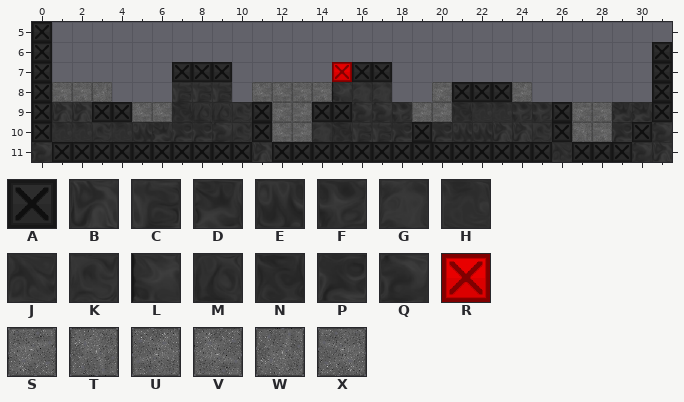
A Tiled map gets an edit: assets/tilemaps/finalArena.tmx. Above, as it was before the edit.
Cells are 64x64 px. Shown: x 0..31, y 5..11.
Key: from "black_indestructable": A 0; from "black_tiles": B 0, C 1, D 2, E 3, F 4, G 5, H 6, J 13, K 20, L 21, M 27, N 34, P 41, Q 48; from "red_indestructable": R 11; from "sand_tiles": S 0, T 1, U 2, V 4, W 5, X 6.
_ is an empty cell.
Layer "tile" before, first column x 0:
 5 A_______________________________
 6 A______________________________A
 7 A______AAA_____RAA_____________A
 8 AXXW___CCC_VVXXLGG__SAAAU______A
 9 ABBAAVVNMMKASUAAQQFUUNHHFFASXDDA
10 AHHKHEDPPQKAVUGNCCPAPEEBBKATXPAQ
11 QAAAAAAAAAABAAAAAAAAAAAAAAJAAAQB
New version:
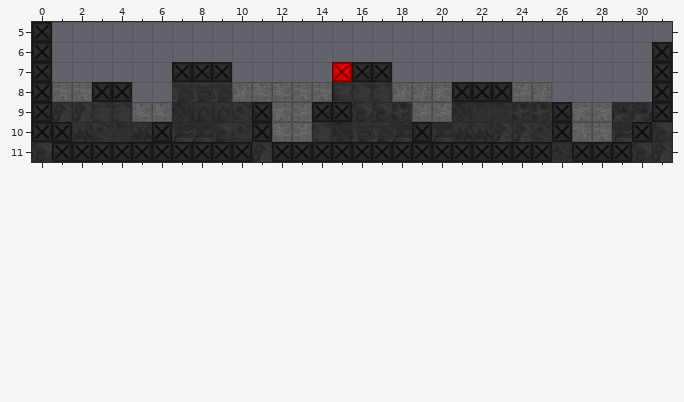
Change:
Layer "tile":
The author changed tile D to tile A in row 10 at x 6.
The author changed tile H to tile A in row 10 at x 1.
The author changed tile W to tile A in row 8 at x 3.
Tile A now appears in row 8 at x 4.
The author changed tile A to tile G in row 9 at x 3 to 4.
Tile W now appears in row 8 at x 10, 18 to 19 and 25.
Changed places in both pictures, as pixel boxes (x1, y1, x2, y2):
changed: (92, 82, 132, 122)
added: (232, 82, 252, 102)
added: (392, 82, 432, 102)
added: (532, 82, 552, 102)
changed: (52, 122, 72, 142)
changed: (152, 122, 172, 142)
